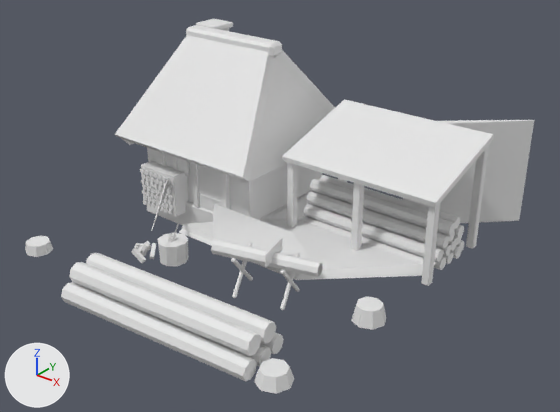
Renders of the glTF model public/buildings/woodcutter_1.glb from each side of a commit.
Both versions are drawn from a 50 mm camera at (11.53, -13.25, 9.59) aimed at (0.7, 0.28, 1.2). The lights are fixed; the arrows at lower left show +X, +Y and +Z. The older version comes first. Vertices at exactly the same position are counted once.

Before the edit, the objects in view are built like this:
```python
me_woodcutter_1 = bpy.data.meshes.new('woodcutter_1')
me_woodcutter_1.from_pydata(...)  # 1670 vertices, 2884 faces; spans x -4.65..4.82, y -4.83..5.57, z -0.5..4.74
me_woodcutter_1.materials.append(mat_rubble)  # white #e7e7e7
me_woodcutter_1.materials.append(mat_boards_b8a898)  # white #e7e7e7
me_woodcutter_1.materials.append(mat_boards)  # white #e7e7e7
me_woodcutter_1.materials.append(mat_iron_4a4c50)  # white #e7e7e7
me_woodcutter_1.materials.append(mat_beam_d8cfc6)  # white #e7e7e7
me_woodcutter_1.materials.append(mat_glass_20252a)  # white #e7e7e7
me_woodcutter_1.materials.append(mat_thatch_ffe9c4)  # white #e7e7e7
me_woodcutter_1.materials.append(mat_ashlar_dcd8d0)  # white #e7e7e7
me_woodcutter_1.materials.append(mat_shingles)  # white #e7e7e7
me_woodcutter_1.materials.append(mat_bark)  # white #e7e7e7
me_woodcutter_1.materials.append(mat_steel_9aa0a6)  # white #e7e7e7
ob_woodcutter_1 = bpy.data.objects.new('woodcutter_1', me_woodcutter_1)
ob_woodcutter_1.location = (0.0, 0.0, 0.0)
```
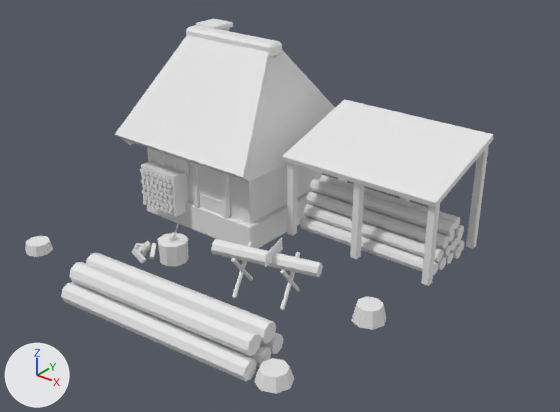
Changed parts and their boxes (x1, y1, x2, y2) in the pictures (560 x 412 px; the box of a moved part takes in the faces that stretch with it):
'woodcutter_1', reshaped (8% narrower): before (25, 19, 534, 394); after (25, 19, 493, 394)
part 1 of me_woodcutter_1, moved or reshaped: before (151, 120, 534, 280); after (166, 178, 453, 277)

What changed in the scene script:
```text
Change me_woodcutter_1:
    used by ob_woodcutter_1; location = (0.0, 0.0, 0.0)
    remove me_woodcutter_1.from_pydata(...)  # 1670 vertices, 2884 faces; spans x -4.65..4.82, y -4.83..5.57, z -0.5..4.74
    add me_woodcutter_1.from_pydata(...)  # 1669 vertices, 2882 faces; spans x -4.65..4.6, y -4.83..4.35, z -0.5..4.74
    me_woodcutter_1 part 1
    8 vertices are removed from x -1.96..4.82, y -2.47..5.57, z 0.0..1.15
    105 faces are deleted
    5 vertices in x 4.8..4.82, y 5.55..5.57, z 0.02..2.9 move by (-2.45, -2.25, 0.0)
    4 vertices in x -1.96..1.96, y -0.7..-0.52, z -0.01..0.17 move by (2.45, 2.25, 0.0)
    2 vertices move from x -1.3..1.3, y 0.0, z 0.77..0.78 to x 0.54..3.06, y -1.92..-1.28, z 0.77..0.78
    7 vertices are added at x -2.9..4.41, y -1.9..3.32, z 0.0..1.12
    46 new faces join them, mat_rubble (white #e7e7e7)
    6 new faces join them, mat_boards (white #e7e7e7)
    12 new faces join them, mat_beam_d8cfc6 (white #e7e7e7)
    39 new faces join them, mat_bark (white #e7e7e7)
```
